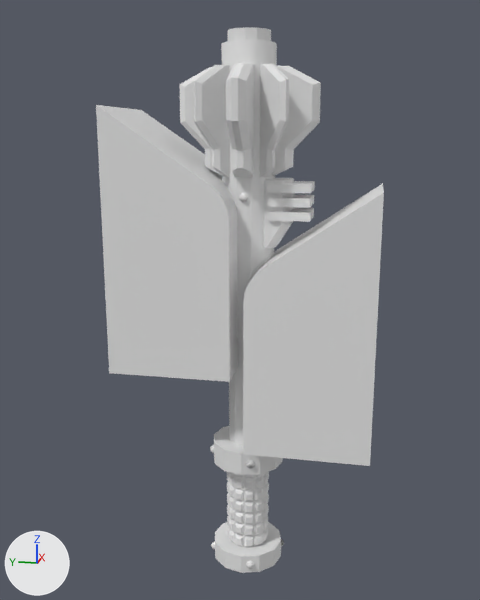
Before and after pictures for a commit that changed the glTF model flaskr/static/3d/Blender/Artisans of Vaul/Assets/mace.glb.
One viewpoint serves both versions: a 50 mm lens placed at (-2.367, -0.442, 0.653), pointed at (0.008, 0.033, 0.059). Lighting does not change. The marker at lower left points along +X, +Y and +Z. The first picture is the older version. Where no turn or scale is listed for an object, it has been applied to the vertices.
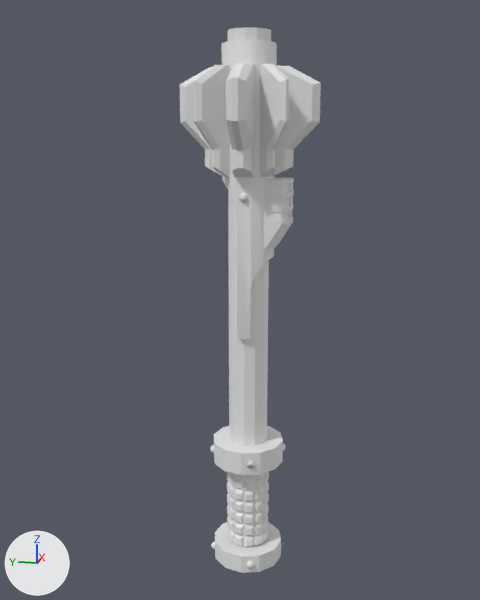
Location of each change, (x1, y1, x2, y2) in pixels of the pictures (480 x 600 px):
'Cube.004', deleted
    before: (96, 105, 384, 466)
'Cube.010', deleted
    before: (266, 181, 315, 222)

The change in detail:
Object 'Cube.004' (ob_cube_004) is deleted.
Object 'Cube.010' (ob_cube_010) is deleted.
